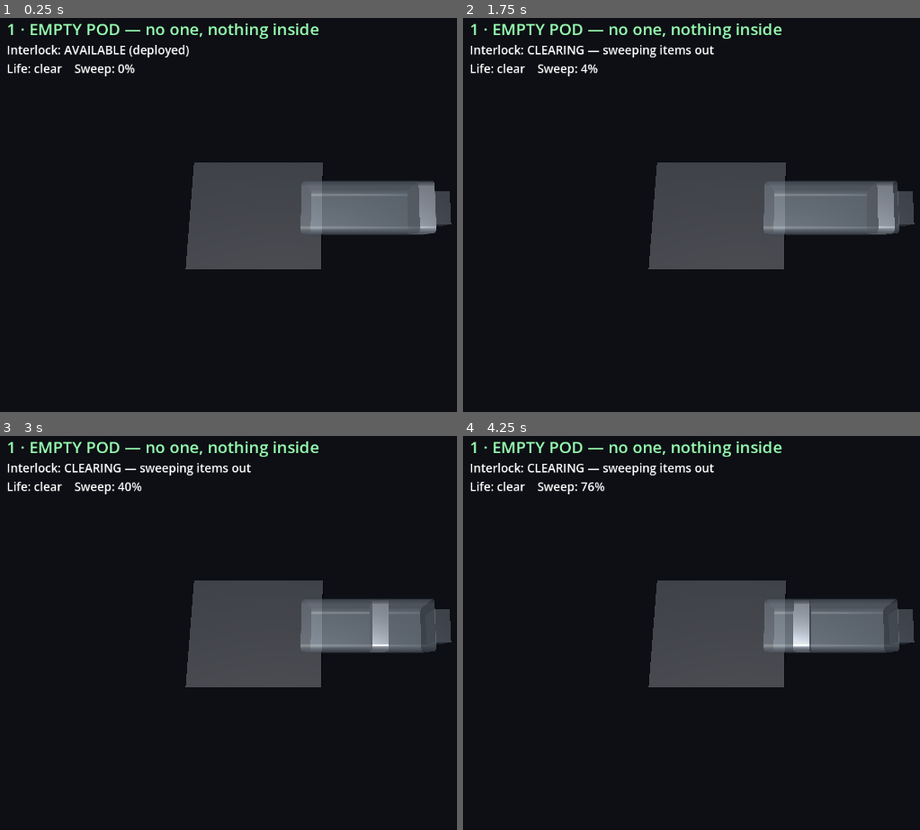
Above: before the commit, frames 1-4 (two rows, left to right).
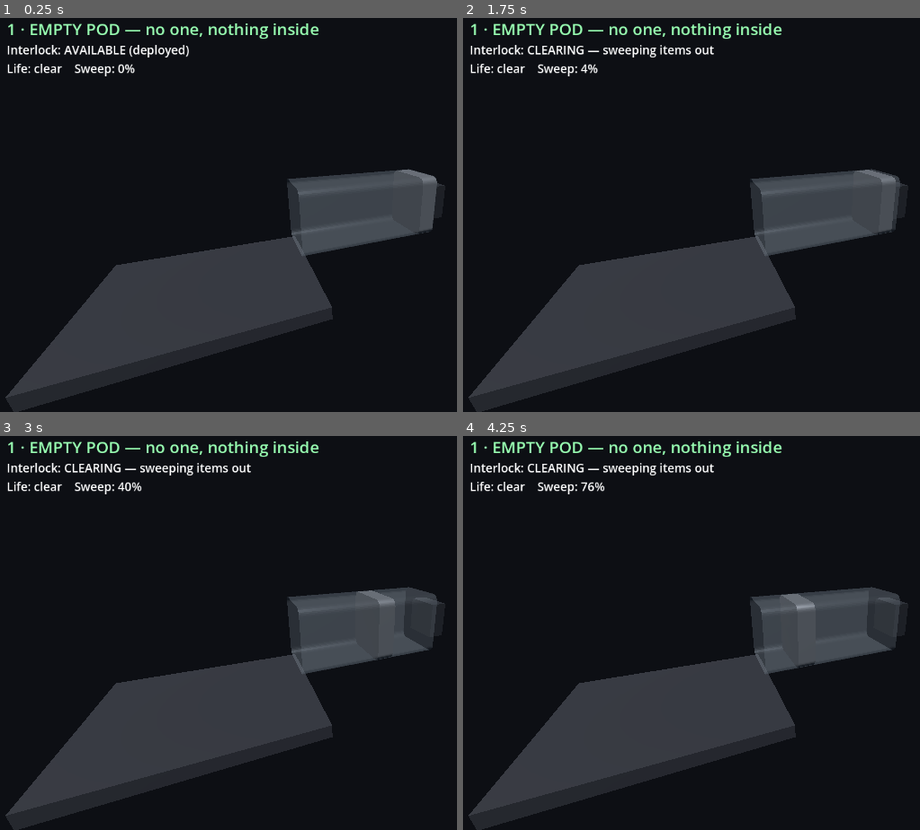
Above: after the commit, the same moments.

Repository: StrayEddy/HiveCell
Game: Godot game, scene res://physics_demo.tscn
Same seed, same stepped clock (60 frames per second), same inputs: the game is played once before the commit and once after it.
Inputs:
- Up to frame 1 (0.25 s): no input
- Up to frame 2 (1.75 s): tap Enter at 0.5 s; tap Space at 0.77, 1.25, 1.52 s
- Up to frame 3 (3 s): no input
- Up to frame 4 (4.25 s): tap Space at 3.02, 3.77 s

The runs differ from the first frame. In frame 1, 23% of the frame differs, in the area x 1-99%, y 36-100%; in frame 2, 23%; in frame 3, 23%; in frame 4, 23%.

Commit message:
Physics demo: mostly-front 3/4 camera (slight top + side)
Broadside along +Z, ~20 deg down and ~23 deg to the side, offset toward
the mouth so ejected items read in the foreground. Suits the now
see-through shell better than the near top-down angle.

Co-Authored-By: Claude Opus 4.8 <noreply@anthropic.com>

Diff:
--- a/godot/physics_demo.gd
+++ b/godot/physics_demo.gd
@@ -157,12 +157,13 @@
 	world.environment = env
 	add_child(world)
 
-	# Near top-down camera looking into the bore (shell is see-through). +X (bore
-	# depth) reads left->right; -Z is screen-up since we look near-straight-down.
+	# Mostly-front 3/4 view (shell is see-through): looking broadside along +Z,
+	# tilted ~20 deg from the top and ~23 deg from the side, offset toward the
+	# mouth so the ejection zone sits in the foreground.
 	var cam := Camera3D.new()
-	cam.position = Vector3(1.0, 5.4, 0.7)
+	cam.position = Vector3(-0.7, 1.5, 4.2)
 	add_child(cam)
-	cam.look_at(Vector3(1.0, floor_y, -0.05), Vector3(0, 0, -1))
+	cam.look_at(Vector3(1.1, -0.05, 0.0), Vector3.UP)
 	cam.current = true
 
 	var canvas := CanvasLayer.new()
